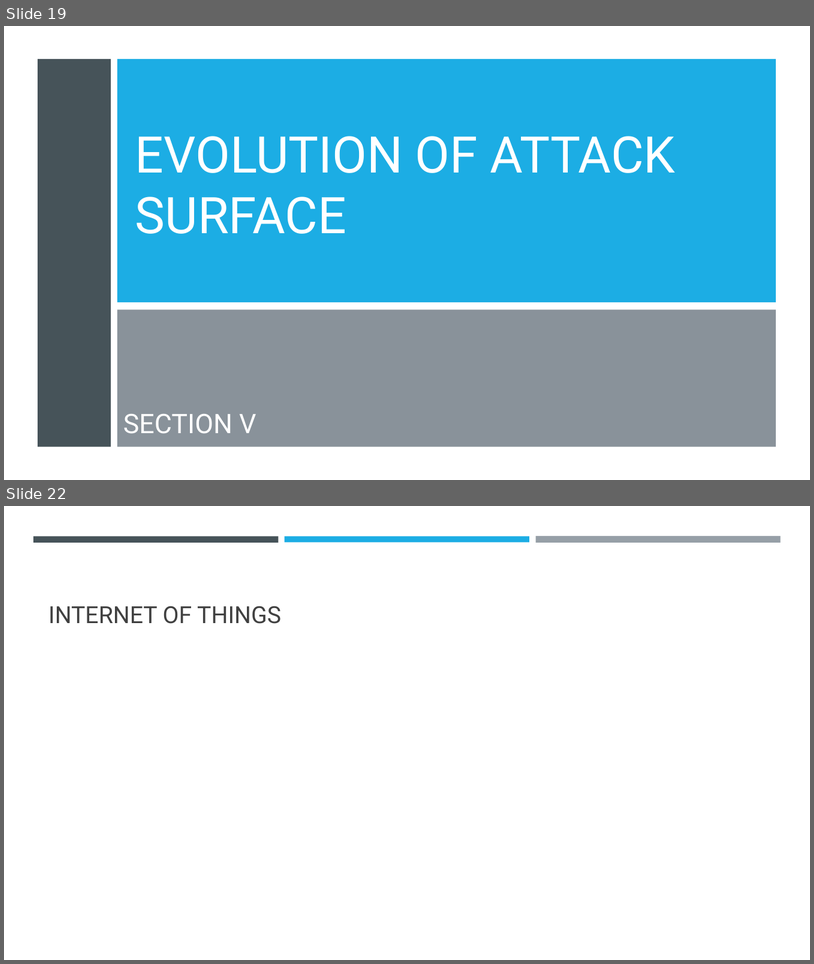
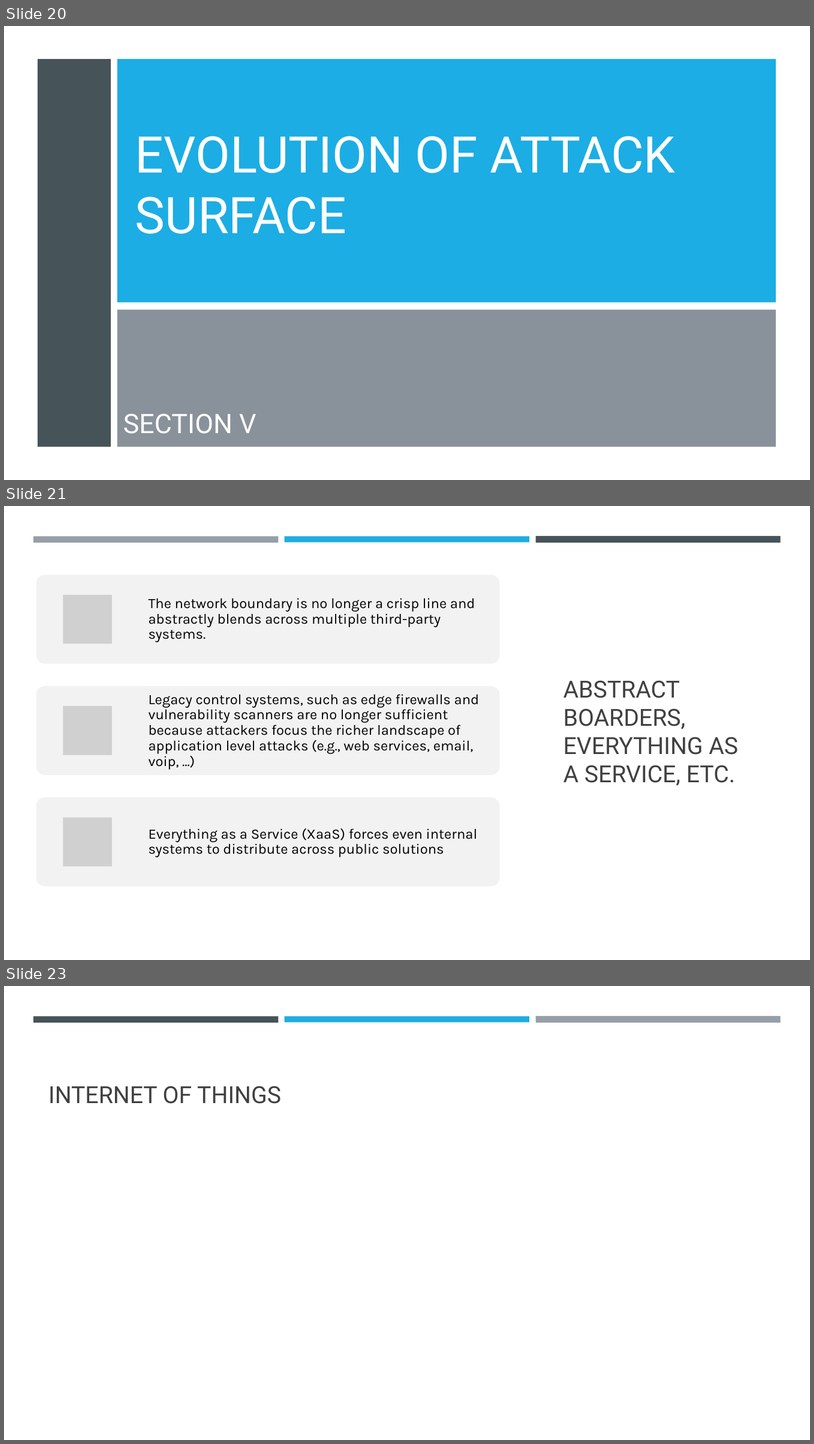
Before and after one commit to dr-natetorious/TIM-8301-Principals_of_CyberSecurity, a slide deck: Week8_OrgNeedsPresentation/BachmeierNTIM8301-8.pptx. Shown one above the other, each under a label of ours: slides 19 and 22 before the commit, slides 20, 21 and 23 after it; the slides between them are not shown. The pictures are 814x964 and 814x1444 pixels, drawn with LibreOffice and Linux fonts; fonts in the diff are those of the drawing; grey boxes stand for pictures. Boxes give left, top, right and bottom in pixels: in the first picture for what was removed or moved away, otherwise in the second. Text is boxed around its words. In the diff, an @@ line names an element or a change of style, - is before the commit and + after.

```diff
--- a/Week8_OrgNeedsPresentation/BachmeierNTIM8301-8.pptx
+++ b/Week8_OrgNeedsPresentation/BachmeierNTIM8301-8.pptx
@@ slide 21 added at (4, 506, 810, 960), background #FFFFFF @@
@@ rectangle added at (4, 506, 810, 960), fill #FFFFFF @@
@@ rectangle added at (33, 536, 279, 542), fill #969FA7 @@
@@ rectangle added at (285, 536, 530, 542), fill #1CADE4 @@
@@ rectangle added at (536, 536, 781, 543), fill #465359 @@
@@ title added at (564, 680, 738, 786), 28 pt, text #404040 @@
+ABSTRACT BOARDERS, EVERYTHING AS A SERVICE, ETC.
@@ group added at (36, 575, 500, 886): 3 rounded rectangles, 3 pictures, 3 texts @@
+The network boundary is no longer a crisp line and abstractly blends across multiple third-party systems.
+Legacy control systems, such as edge firewalls and vulnerability scanners are no longer sufficient because attackers focus the richer landscape of application level attacks (e.g., web services, email, voip, ...)
+Everything as a Service (XaaS) forces even internal systems to distribute across public solutions
@@ what was slide 19 is now slide 20 @@
@@ what was slide 22 is now slide 23 @@
```
Also in this commit, not shown: 4 slides changed, 6 other slides added, 6 slides removed, 1 other file.
